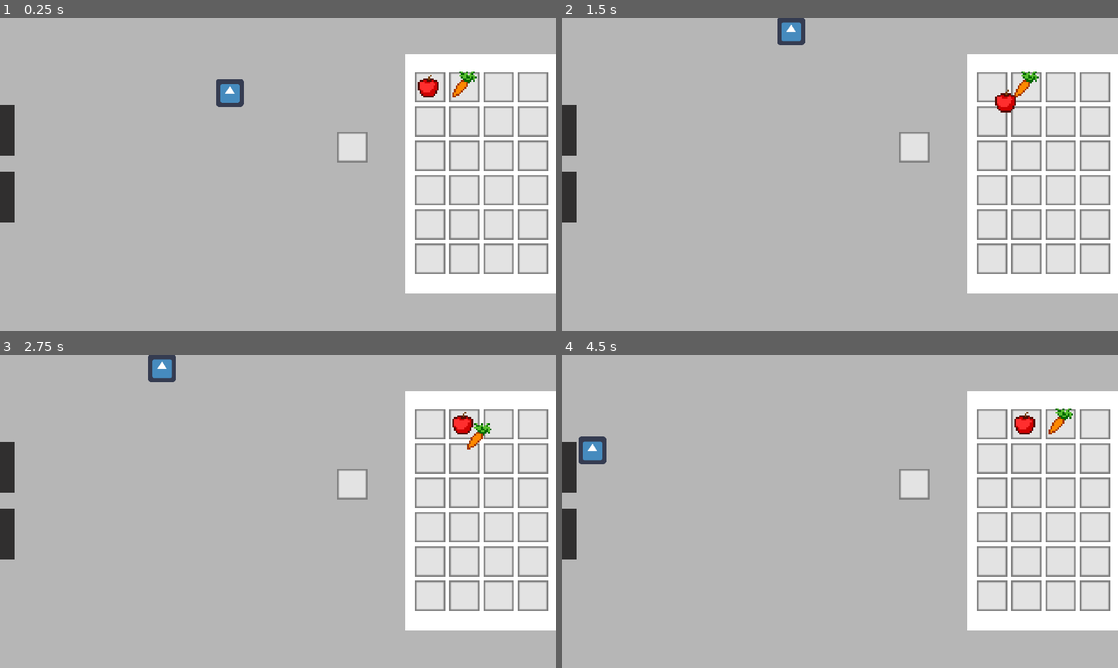
Above: before the commit, frames 1-4 (two rows, left to right).
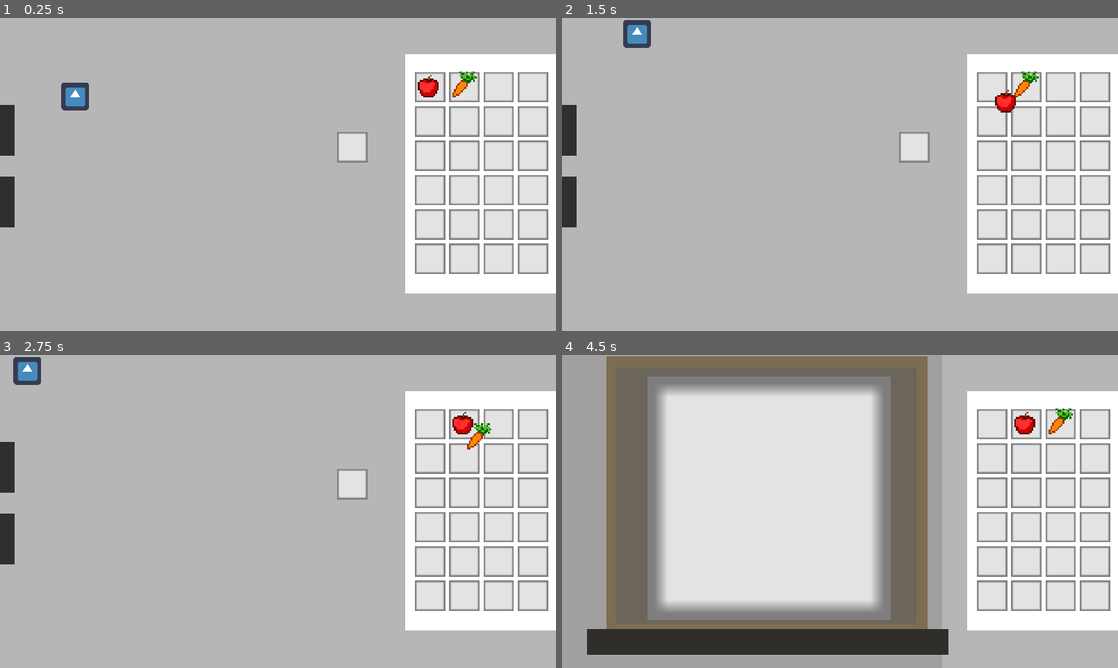
Above: after the commit, the same moments.

Repository: ArcherWike/GameJam-Project-2022
Game: Godot game, scene res://World/World.tscn
The game is run twice, just before and just after one commit, with the same random seed, the same clock (stepped at 60 frames per second) and the same inputs. The project has no main scene, so this scene is started directly. The engine's default icon, where the game draws it, is replaced by a stand-in: a white triangle on a blue panel in a dark square.
Inputs (mouse positions are in pixels of both pictures, inside the frame that each line leads up to):
- Up to frame 1 (0.25 s): no input
- Up to frame 2 (1.5 s): tap Enter at 0.5 s; move the mouse to (912, 146) at 0.52 s; hold E (interaction) 0.53-1.28 s; hold Up (ui_up) from 0.53 s (still down); click (912, 146) at 0.67 s; move the mouse to (990, 86) at 1.27 s; tap E (interaction) at 1.35 s; click (990, 86) at 1.42 s
- Up to frame 3 (2.75 s): move the mouse to (467, 423) at 2.02 s; release Up (ui_up) at 2.03 s; hold Left (ui_left) from 2.03 s (still down); hold E (interaction) from 2.03 s (still down); click (467, 423) at 2.17 s
- Up to frame 4 (4.5 s): move the mouse to (1062, 423) at 2.77 s; release E (interaction) at 2.78 s; tap E (interaction) at 2.85, 4.35 s; click (1062, 423) at 2.92 s; move the mouse to (1095, 423) at 3.52 s; release Left (ui_left) at 3.53 s; hold Down (ui_down) 3.53-4.28 s; hold E (interaction) 3.53-4.28 s; click (1095, 423) at 3.67 s; move the mouse to (990, 458) at 4.27 s; hold Right (ui_right) from 4.28 s (still down); click (990, 458) at 4.42 s

The runs differ from the first frame. In frame 1, 1.0% of the frame differs, in the area x 0-44%, y 19-67%; in frame 2, 1.0%; in frame 3, 1.0%; in frame 4, 54%, in the area x 0-70%, y 0-96%.

Commit message:
miska i mieszanie
przepis i progress w DishManager

Diff:
--- a/Files/DishManager.gd
+++ b/Files/DishManager.gd
@@ -1,3 +1,15 @@
 extends Node2D
 var dishName = "Jakas tam potrawa z jagodami"
 var drawingPath = "PotrawyDrawings/example.png"
+
+
+
+var przepis = {
+	"marchewka" : ["umyć"],
+	"mix": ["carrot", "apple"]
+}
+
+
+var PlayerScore = 0
+
+var wykonano = {}
--- a/Files/Player/Player.tscn
+++ b/Files/Player/Player.tscn
@@ -4,7 +4,7 @@
 [ext_resource path="res://Player/Player.gd" type="Script" id=2]
 
 [sub_resource type="CapsuleShape2D" id=1]
-radius = 17.0
+radius = 24.0
 
 [node name="Player" type="KinematicBody2D"]
 position = Vector2( 33, 34 )
--- a/Files/World/World.gd
+++ b/Files/World/World.gd
@@ -1,18 +1,59 @@
 extends Node2D
 
 
+var open = 0 #false/ 1-open/ close
+
 func _ready():
-	$Background.hide()
-	$Fridge/szuflada.hide()
+	$Fridge/Background.hide()
+	$Fridge/szafka.hide()
+	$Fridge/miska.hide()
 
-func _on_Furnace_body_entered(body):
-	#$Background.show()
-	#$Fridge/szuflada.show()
-	print("XD")
-	Inventory.add_item("carrot")
-	print(Inventory.inventory)
+func close():
+	$Fridge/Background.hide()
+	$Fridge/szafka.hide()
+	$Fridge/miska.hide()
+	open = 0
+
+
+func _input(event):
+	if event.is_action_pressed("interaction") and open >= 2:
+		close()
+
+#func _input(event):
+	#if event.is_action_pressed("interaction"):
+	#	interaction = true
+	#	print("ad")
+	#else:
+	#	interaction = false
+
+#func _on_Furnace_body_entered(body):
+	#szuflada = true
+	#if interaction and szuflada:
+
+		#$Background.show()
+		#$Fridge/szuflada.show()
+
+	#print("XD")
+	#Inventory.add_item("carrot")
+	#print(Inventory.inventory)
 
 
 
-func _on_Furnace2_body_entered(body):
-	$Fridge.load_items()
+#func _on_Furnace2_body_entered(body):
+	#$Fridge.load_items()
+
+
+#func _on_Furnace_body_exited(body):
+	#szuflada = false
+
+
+func _on_B_szafka_szafka():
+	$Fridge/Background.show()
+	$Fridge/szafka.show()
+	open += 1
+
+
+func _on_B_miska_miska():
+	$Background.show()
+	$Fridge/miska.show()
+	open += 1
--- a/Files/World/World.tscn
+++ b/Files/World/World.tscn
@@ -1,10 +1,12 @@
-[gd_scene load_steps=6 format=2]
+[gd_scene load_steps=8 format=2]
 
 [ext_resource path="res://Player/Player.tscn" type="PackedScene" id=1]
 [ext_resource path="res://World/World.gd" type="Script" id=2]
-[ext_resource path="res://World/furniture/Furnace.tscn" type="PackedScene" id=3]
+[ext_resource path="res://World/furniture/szafka.tscn" type="PackedScene" id=3]
 [ext_resource path="res://World/furniture/Fridge.tscn" type="PackedScene" id=4]
 [ext_resource path="res://World/furniture/szuflada.tscn" type="PackedScene" id=5]
+[ext_resource path="res://World/furniture/B_miska.tscn" type="PackedScene" id=6]
+[ext_resource path="res://World/furniture/miska.tscn" type="PackedScene" id=7]
 
 [node name="World" type="Node2D"]
 script = ExtResource( 2 )
@@ -19,7 +21,7 @@
 color = Color( 1, 1, 1, 0.596078 )
 
 [node name="Player" parent="YSort" instance=ExtResource( 1 )]
-position = Vector2( 529, 172 )
+position = Vector2( 173, 180 )
 
 [node name="Walls" type="StaticBody2D" parent="YSort"]
 position = Vector2( -2, -18 )
@@ -28,16 +30,10 @@
 position = Vector2( 2, 18 )
 polygon = PoolVector2Array( 8, 696, 880, 685, 882, 11, 511, 3, 132, 2, 38, 2, 42, 175, -2, 174, -35, 739, -95, 295, -94, -47, 1464, -44, 1316, 732, -12, 742, -93, 382, -95, 294 )
 
-[node name="Furnace" parent="." instance=ExtResource( 3 )]
+[node name="B_szafka" parent="YSort" instance=ExtResource( 3 )]
 
-[node name="Furnace2" parent="." instance=ExtResource( 3 )]
-position = Vector2( 0, 153 )
-
-[node name="Background" type="ColorRect" parent="."]
-visible = false
-margin_right = 875.0
-margin_bottom = 737.0
-color = Color( 0.635294, 0.627451, 0.627451, 1 )
+[node name="B_miska" parent="YSort" instance=ExtResource( 6 )]
+position = Vector2( 0, 165 )
 
 [node name="Fridge" parent="." instance=ExtResource( 4 )]
 margin_left = 933.0
@@ -45,12 +41,26 @@
 margin_right = 933.0
 margin_bottom = 83.0
 
-[node name="szuflada" parent="Fridge" instance=ExtResource( 5 )]
+[node name="Background" type="ColorRect" parent="Fridge"]
+visible = false
+margin_left = -933.0
+margin_top = -83.0
+margin_right = -58.0
+margin_bottom = 654.0
+color = Color( 0.635294, 0.627451, 0.627451, 1 )
+
+[node name="szafka" parent="Fridge" instance=ExtResource( 5 )]
 visible = false
 margin_left = -933.0
 margin_top = -83.0
 margin_right = -933.0
 margin_bottom = -83.0
 
-[connection signal="body_entered" from="Furnace" to="." method="_on_Furnace_body_entered"]
-[connection signal="body_entered" from="Furnace2" to="." method="_on_Furnace2_body_entered"]
+[node name="miska" parent="Fridge" instance=ExtResource( 7 )]
+margin_left = -973.0
+margin_top = -76.0
+margin_right = -973.0
+margin_bottom = -76.0
+
+[connection signal="szafka" from="YSort/B_szafka" to="." method="_on_B_szafka_szafka"]
+[connection signal="miska" from="YSort/B_miska" to="." method="_on_B_miska_miska"]
--- /dev/null
+++ b/Files/World/furniture/B_miska.gd
@@ -0,0 +1,21 @@
+extends Area2D
+
+var Isplayer = false
+
+signal miska
+
+
+func _input(event):
+	if event.is_action_pressed("interaction") and Isplayer == true:
+		emit_signal("miska")
+
+
+
+func _on_B_szafka_body_entered(body):
+	if body.name == "Player":
+		Isplayer = true
+
+
+func _on_B_szafka_body_exited(body):
+	if body.name == "Player":
+		Isplayer = false
--- /dev/null
+++ b/Files/World/furniture/B_miska.tscn
@@ -0,0 +1,7 @@
+[gd_scene load_steps=3 format=2]
+
+[ext_resource path="res://World/furniture/szafka.tscn" type="PackedScene" id=1]
+[ext_resource path="res://World/furniture/B_miska.gd" type="Script" id=2]
+
+[node name="B_miska" instance=ExtResource( 1 )]
+script = ExtResource( 2 )
--- /dev/null
+++ b/Files/World/furniture/B_szafka.gd
@@ -0,0 +1,21 @@
+extends Area2D
+
+var Isplayer = false
+
+signal szafka
+
+
+func _input(event):
+	if event.is_action_pressed("interaction") and Isplayer == true:
+		emit_signal("szafka")
+
+
+
+func _on_B_szafka_body_entered(body):
+	if body.name == "Player":
+		Isplayer = true
+
+
+func _on_B_szafka_body_exited(body):
+	if body.name == "Player":
+		Isplayer = false
--- a/Files/World/furniture/Slot/Slot.gd
+++ b/Files/World/furniture/Slot/Slot.gd
@@ -6,8 +6,16 @@
 var item = null
 
 
+#func _ready():
+#	if get_children():
+#		for child in get_children():
+#			create(child.item_name)
+#			print("ta")
+		#create(self.get_child().item_name)
 
-
+func delFromSlot():
+	remove_child(item)
+	item = null
 
 func pickFromSlot():
 	remove_child(item)
@@ -22,6 +30,7 @@
 	var inventoryNode = find_parent("Fridge")
 	inventoryNode.remove_child(item)
 	add_child(item)
+	print(item.item_name)
 
 
 
--- /dev/null
+++ b/Files/World/furniture/miska.gd
@@ -0,0 +1,26 @@
+extends Control
+
+var skladniki = []
+
+
+func _on_Button_pressed():
+	for child in get_children():
+		for item_child in child.get_children():
+			var regex = RegEx.new()
+			regex.compile("^(Item)\\d*$")
+			if regex.search(item_child.name):
+				skladniki.append(item_child.item_name)
+	if len(skladniki) == 2:
+		DishManager.wykonano["mix"] = [skladniki]
+		print(DishManager.wykonano)
+		skladniki.clear()
+		for child in get_children():
+			var regex = RegEx.new()
+			regex.compile("^(Slot)\\d*$")
+			if regex.search(child.name):
+				child.delFromSlot()
+				#item_child.queue_free()
+
+
+#func _ready():
+	#$Slot24.connect("gui_input", self, "slot_input", [$Slot24])
--- /dev/null
+++ b/Files/World/furniture/miska.tscn
@@ -0,0 +1,41 @@
+[gd_scene load_steps=3 format=2]
+
+[ext_resource path="res://World/furniture/miska.gd" type="Script" id=1]
+[ext_resource path="res://World/furniture/Slot/Slot.tscn" type="PackedScene" id=3]
+
+[node name="miska" type="Control"]
+anchor_right = 1.0
+anchor_bottom = 1.0
+script = ExtResource( 1 )
+
+[node name="ColorRect" type="ColorRect" parent="."]
+margin_left = 125.0
+margin_top = 47.0
+margin_right = 725.0
+margin_bottom = 647.0
+rect_min_size = Vector2( 600, 600 )
+color = Color( 0.235294, 0.235294, 0.235294, 1 )
+
+[node name="Button" type="Button" parent="ColorRect"]
+margin_left = 212.0
+margin_top = 363.0
+margin_right = 362.0
+margin_bottom = 463.0
+rect_min_size = Vector2( 150, 100 )
+text = "Mix"
+
+[node name="Slot25" parent="." instance=ExtResource( 3 )]
+margin_left = 168.0
+margin_top = 100.0
+margin_right = 238.0
+margin_bottom = 170.0
+rect_scale = Vector2( 3, 3 )
+
+[node name="Slot24" parent="." instance=ExtResource( 3 )]
+margin_left = 469.0
+margin_top = 100.0
+margin_right = 539.0
+margin_bottom = 170.0
+rect_scale = Vector2( 3, 3 )
+
+[connection signal="pressed" from="ColorRect/Button" to="." method="_on_Button_pressed"]
--- a/Files/World/furniture/Furnace.tscn
+++ b/Files/World/furniture/szafka.tscn
@@ -1,4 +1,6 @@
-[gd_scene load_steps=3 format=2]
+[gd_scene load_steps=4 format=2]
+
+[ext_resource path="res://World/furniture/B_szafka.gd" type="Script" id=1]
 
 [sub_resource type="RectangleShape2D" id=1]
 extents = Vector2( 32.6563, 58 )
@@ -6,7 +8,8 @@
 [sub_resource type="RectangleShape2D" id=2]
 extents = Vector2( 37, 57 )
 
-[node name="Furnace" type="Area2D"]
+[node name="B_szafka" type="Area2D"]
+script = ExtResource( 1 )
 
 [node name="CollisionShape2D" type="CollisionShape2D" parent="."]
 position = Vector2( 76, 258 )
@@ -24,3 +27,6 @@
 [node name="CollisionShape2D2" type="CollisionShape2D" parent="StaticBody2D"]
 position = Vector2( -3, 258 )
 shape = SubResource( 2 )
+
+[connection signal="body_entered" from="." to="." method="_on_B_szafka_body_entered"]
+[connection signal="body_exited" from="." to="." method="_on_B_szafka_body_exited"]
--- a/Files/project.godot
+++ b/Files/project.godot
@@ -29,6 +29,34 @@
 
 [input]
 
+ui_left={
+"deadzone": 0.5,
+"events": [ Object(InputEventKey,"resource_local_to_scene":false,"resource_name":"","device":0,"alt":false,"shift":false,"control":false,"meta":false,"command":false,"pressed":false,"scancode":16777231,"physical_scancode":0,"unicode":0,"echo":false,"script":null)
+, Object(InputEventJoypadButton,"resource_local_to_scene":false,"resource_name":"","device":0,"button_index":14,"pressure":0.0,"pressed":false,"script":null)
+, Object(InputEventKey,"resource_local_to_scene":false,"resource_name":"","device":0,"alt":false,"shift":false,"control":false,"meta":false,"command":false,"pressed":false,"scancode":65,"physical_scancode":0,"unicode":0,"echo":false,"script":null)
+ ]
+}
+ui_right={
+"deadzone": 0.5,
+"events": [ Object(InputEventKey,"resource_local_to_scene":false,"resource_name":"","device":0,"alt":false,"shift":false,"control":false,"meta":false,"command":false,"pressed":false,"scancode":16777233,"physical_scancode":0,"unicode":0,"echo":false,"script":null)
+, Object(InputEventJoypadButton,"resource_local_to_scene":false,"resource_name":"","device":0,"button_index":15,"pressure":0.0,"pressed":false,"script":null)
+, Object(InputEventKey,"resource_local_to_scene":false,"resource_name":"","device":0,"alt":false,"shift":false,"control":false,"meta":false,"command":false,"pressed":false,"scancode":68,"physical_scancode":0,"unicode":0,"echo":false,"script":null)
+ ]
+}
+ui_up={
+"deadzone": 0.5,
+"events": [ Object(InputEventKey,"resource_local_to_scene":false,"resource_name":"","device":0,"alt":false,"shift":false,"control":false,"meta":false,"command":false,"pressed":false,"scancode":16777232,"physical_scancode":0,"unicode":0,"echo":false,"script":null)
+, Object(InputEventJoypadButton,"resource_local_to_scene":false,"resource_name":"","device":0,"button_index":12,"pressure":0.0,"pressed":false,"script":null)
+, Object(InputEventKey,"resource_local_to_scene":false,"resource_name":"","device":0,"alt":false,"shift":false,"control":false,"meta":false,"command":false,"pressed":false,"scancode":87,"physical_scancode":0,"unicode":0,"echo":false,"script":null)
+ ]
+}
+ui_down={
+"deadzone": 0.5,
+"events": [ Object(InputEventKey,"resource_local_to_scene":false,"resource_name":"","device":0,"alt":false,"shift":false,"control":false,"meta":false,"command":false,"pressed":false,"scancode":16777234,"physical_scancode":0,"unicode":0,"echo":false,"script":null)
+, Object(InputEventJoypadButton,"resource_local_to_scene":false,"resource_name":"","device":0,"button_index":13,"pressure":0.0,"pressed":false,"script":null)
+, Object(InputEventKey,"resource_local_to_scene":false,"resource_name":"","device":0,"alt":false,"shift":false,"control":false,"meta":false,"command":false,"pressed":false,"scancode":83,"physical_scancode":0,"unicode":0,"echo":false,"script":null)
+ ]
+}
 interaction={
 "deadzone": 0.5,
 "events": [ Object(InputEventKey,"resource_local_to_scene":false,"resource_name":"","device":0,"alt":false,"shift":false,"control":false,"meta":false,"command":false,"pressed":false,"scancode":69,"physical_scancode":0,"unicode":0,"echo":false,"script":null)
